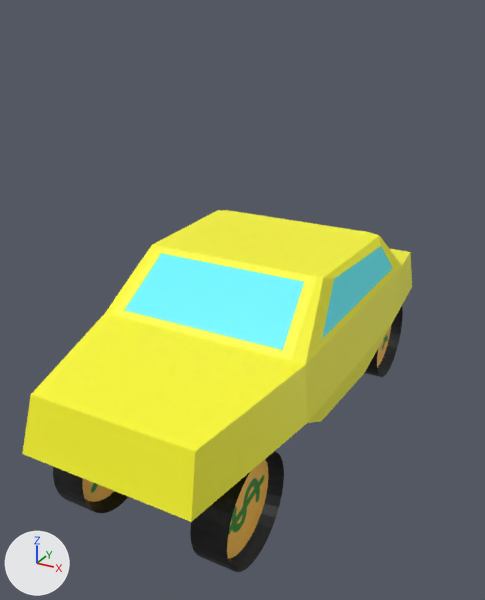
A saved change to the FBX model Assets/3D Models/Vehicle/MORE_LOW_POLY_CAR.fbx.
The view is the same before and after, from a 50 mm lens placed at (4.04, -8.0, 4.01), pointed at (-0.09, -0.49, 0.25). Arrows for +X, +Y and +Z are at lower left; the lights stay in place. Where no turn or scale is listed for an object, it has been applied to the vertices.

In view in the first picture: 'Back Left Wheel', 'Car', 'Front Left Wheel', 'Front Right Wheel'.
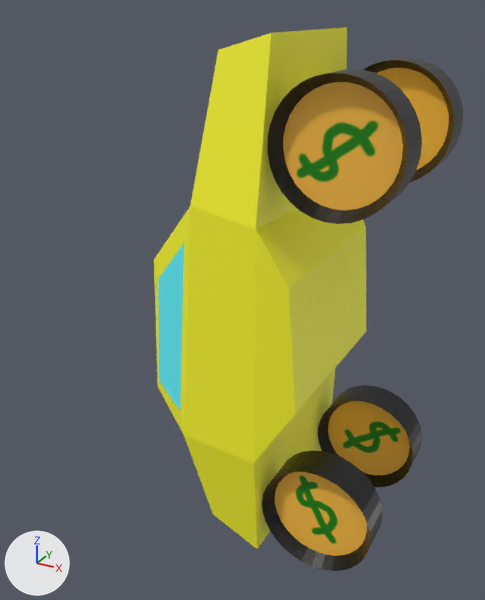
Where the newer file only moved an object's origin or applied its transform, the numbers keep the older frame.

What differs and where, as boxes [x1, y1, x2, y2] in the pictures (485 x 600 px):
'Car', deleted (yellow)
    before: [22, 210, 412, 522]
'Body', added (yellow)
    after: [154, 27, 366, 549]
'Front Right Wheel', reshaped
    before: [53, 467, 128, 513]
    after: [268, 69, 422, 224]
'Front Left Wheel', reshaped
    before: [190, 451, 284, 572]
    after: [363, 57, 463, 182]
'Back Right Wheel', reshaped (not visible before)
    after: [262, 450, 382, 571]
'Back Left Wheel', reshaped
    before: [365, 306, 403, 377]
    after: [318, 385, 422, 487]

What changed in the scene script:
```text
Change me_cylinder_001:
    where me_cylinder_001.from_pydata(...)  # 128 vertices, 98 faces; spans x -0.233..0.233, y -0.7..0.7, z -0.7..0.7
    used by ob_front_left_wheel; location = (1.0, -2.54, -1.33)
    me_cylinder_001 part 4: the whole mesh is multiplied about its middle by the matrix ((0.0, -0.817, 0.778), (1.128, 0.0, 0.0), (0.0, 0.778, 0.817)), then moved by (0.435, 3.541, 3.917)
Change me_cylinder_004:
    where me_cylinder_004.from_pydata(...)  # 128 vertices, 98 faces; spans x -0.233..0.233, y -0.697..0.697, z -0.697..0.697
    used by ob_back_right_wheel; location = (-1.0, 2.46, -1.33)
    me_cylinder_004 part 1: the whole mesh is multiplied about its middle by the matrix ((0.0, -1.121, 0.13), (1.128, 0.0, 0.0), (0.0, 0.13, 1.121)), then moved by (2.435, -3.459, -1.083)
Change me_cylinder_003:
    where me_cylinder_003.from_pydata(...)  # 128 vertices, 98 faces; spans x -0.233..0.233, y -0.699..0.699, z -0.699..0.699
    used by ob_front_right_wheel; location = (-1.0, -2.54, -1.33)
    me_cylinder_003 part 3: the whole mesh is multiplied about its middle by the matrix ((0.0, 0.375, 1.064), (1.128, 0.0, 0.0), (0.0, 1.064, -0.375)), then moved by (2.435, 1.541, 3.917)
Change me_cylinder_002:
    where me_cylinder_002.from_pydata(...)  # 128 vertices, 98 faces; spans x -0.233..0.233, y -0.697..0.697, z -0.697..0.697
    used by ob_back_left_wheel; location = (1.0, 2.46, -1.33)
    me_cylinder_002 part 2: the whole mesh is multiplied about its middle by the matrix ((0.0, 1.128, -0.016), (1.128, 0.0, 0.0), (0.0, -0.016, -1.128)), then moved by (0.435, -1.459, -1.083)
Add me_cube_001_1:
    me_cube_001_1.from_pydata(...)  # 64 vertices, 62 faces; spans x -1.0..1.14, y -1.58..1.58, z -3.22..3.73
    me_cube_001_1.materials.append(mat_car)  # picture img_more_low_poly_car_png
Remove ob_car:
    ob_car = bpy.data.objects.new('Car', me_cube_001)
    ob_car.location = (0.0, 0.0, 0.0)
    ob_car.rotation_euler = (0.0, 3.142, 0.0)  # degrees (0, 180, 0)
    ob_car.scale = (-1.13, -2.9, -1.0)
Add ob_body:
    ob_body = bpy.data.objects.new('Body', me_cube_001_1)
    ob_body.location = (0.0, 0.0, 0.0)
```
